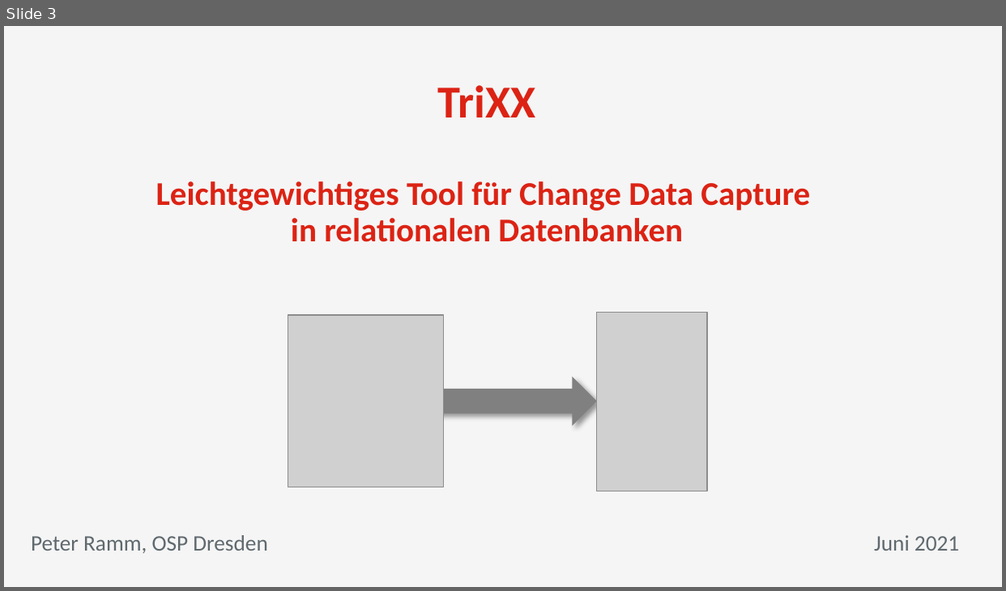
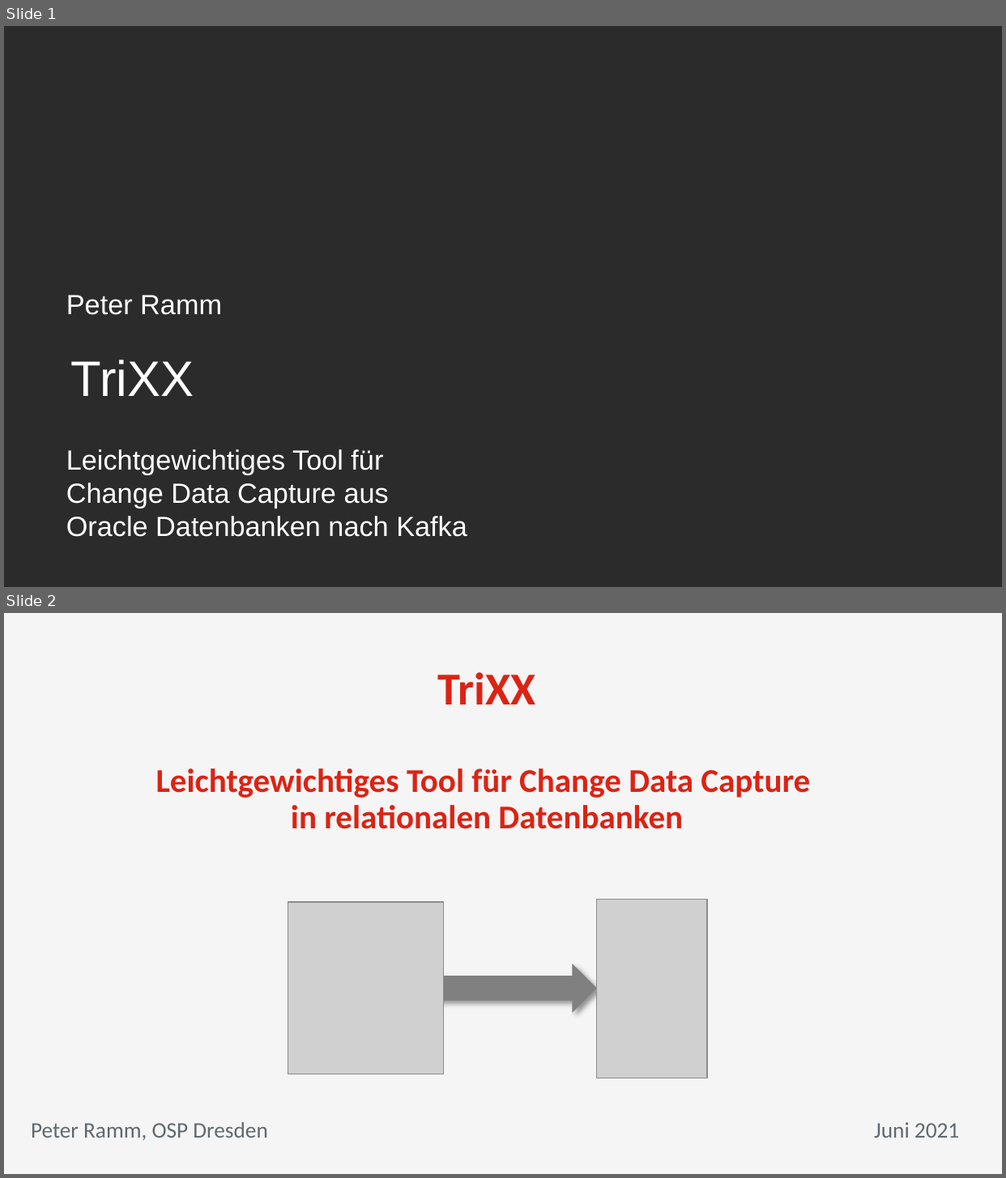
Before and after one commit to osp-ottogroup/movex-cdc, a slide deck: doc/2021-12_TriXX_ITTage.pptx. Shown one above the other, each under a label of ours: slide 3 before the commit, slides 1 and 2 after it. The pictures are 1006x591 and 1006x1178 pixels, drawn with LibreOffice and Linux fonts; fonts in the diff are those of the drawing; grey boxes stand for pictures; background and template pictures are left out; a plain dark background stands for a picture behind light text. Boxes give left, top, right and bottom in pixels: in the first picture for what was removed or moved away, otherwise in the second. Text is boxed around its words. In the diff, an @@ line names an element or a change of style, - is before the commit and + after.

```diff
--- a/doc/2021-12_TriXX_ITTage.pptx
+++ b/doc/2021-12_TriXX_ITTage.pptx
@@ slide 1 added at (4, 26, 1002, 587), background picture (left out) @@
@@ text added at (66, 295, 222, 315), 20 pt, text #FFFFFF @@
+Peter Ramm
@@ text added at (71, 360, 194, 396), 36 pt, text #FFFFFF @@
+TriXX
@@ text added at (66, 450, 467, 537), 20 pt, text #FFFFFF @@
+Leichtgewichtiges Tool für
+Change Data Capture aus
+Oracle Datenbanken nach Kafka
@@ what was slide 3 is now slide 2 @@
```
Also in this commit, not shown: 2 slides removed, 8 other files.
